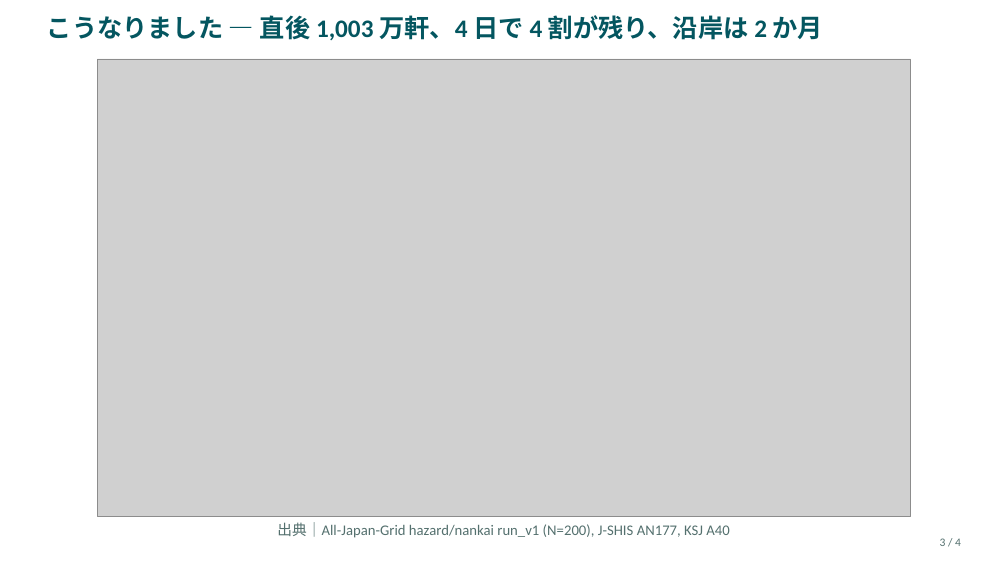
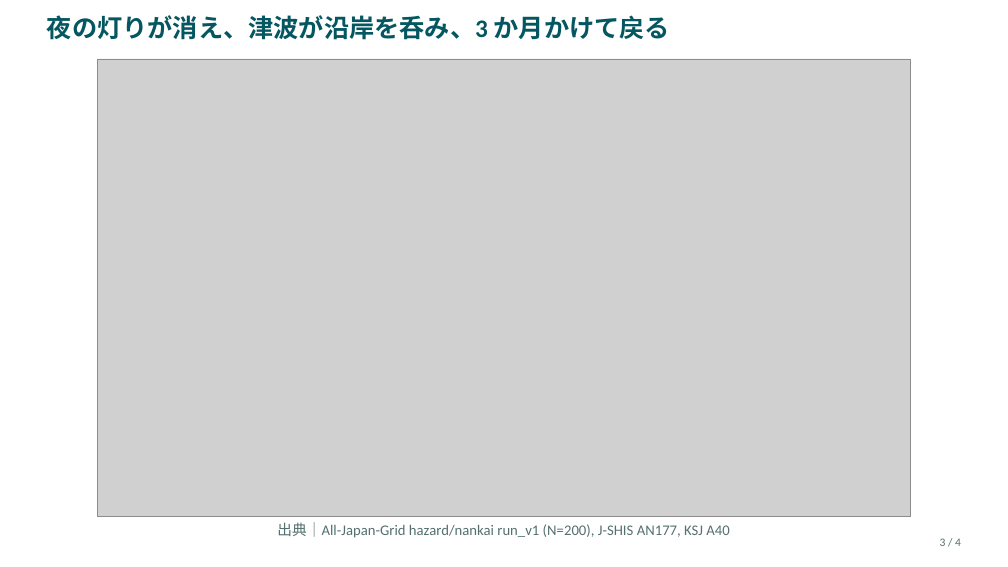
Before and after one commit to lutelute/All-Japan-Grid, a slide deck: slide 3 of docs/slides/nankai/nankai_4slides_2026-09-13.pptx. Drawn at 1008x567 pixels with LibreOffice and Linux fonts; fonts in the diff are those of the drawing; grey boxes stand for pictures. Boxes give left, top, right and bottom in pixels: in the first picture for what was removed or moved away, otherwise in the second. Text is boxed around its words. In the diff, an @@ line names an element or a change of style, - is before the commit and + after.

```diff
--- a/docs/slides/nankai/nankai_4slides_2026-09-13.pptx
+++ b/docs/slides/nankai/nankai_4slides_2026-09-13.pptx
@@ text at (47, 15, 670, 40): text changed @@
-こうなりました — 直後 1,003 万軒、4 日で 4 割が残り、沿岸は 2 か月
+夜の灯りが消え、津波が沿岸を呑み、3 か月かけて戻る
```
Also in this commit, not shown: 12 other files.
